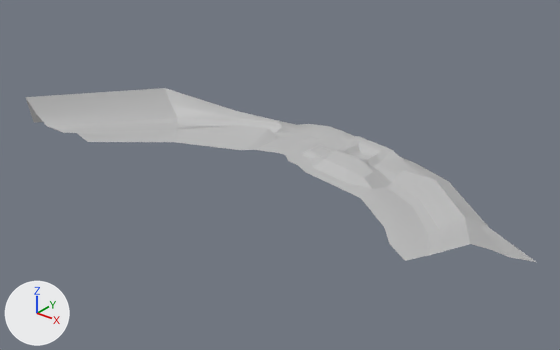
What one commit did to the FBX model Assets/Terrain/terrain_W1A0.fbx.
Before and after are seen from a 50 mm lens placed at (309.0, -423.0, 225.0), pointed at (7.0, -45.0, -10.0). Every picture has the same lights, and +X, +Y and +Z are marked at lower left. Where no turn or scale is listed for an object, it has been applied to the vertices. Vertices at the same position are counted once.

In view in the first picture: 'W1A0_mesh'.
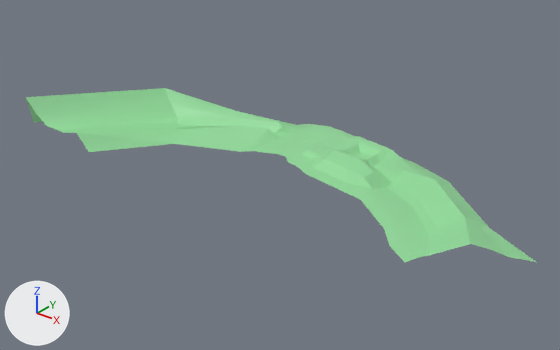
Edits to the bpy script that builds the scene:
```text
Add mat_w1_shade:
    mat_w1_shade = principled_material('W1_shade')
    mat_w1_shade.base_color = (0.291, 0.706, 0.328)  # green #93db9b
Change me_mesh:
    used by ob_w1a0_mesh; location = (0.0, 0.0, 0.0)
    remove me_mesh.from_pydata(...)  # 302 vertices, 272 faces; spans x -191.0..195.0, y -108.0..30.0, z -4.0..20.0
    remove me_mesh.materials.append(mat_lambert1)  # grey #bcbcbc
    add me_mesh.from_pydata(...)  # 302 vertices, 272 faces; spans x -191.0..195.0, y -108.0..30.0, z -7.0..20.0
    me_mesh part 1: the 1 vertex in x -123.0, y -106.0, z 1.0 is moved by (0.0, 0.0, -8.0)
    add me_mesh.materials.append(mat_w1_shade)  # green #93db9b
```

Boxes (x1, y1, x2, y2) around the edits, measured in the pictures (560 x 350 px; the box of a moved part takes in the faces that stretch with it):
'W1A0_mesh', recoloured, reshaped (grey to green)
    both: (26, 88, 536, 262)
part 1 of me_mesh, moved or reshaped
    before: (77, 133, 175, 142)
    after: (77, 133, 175, 152)
